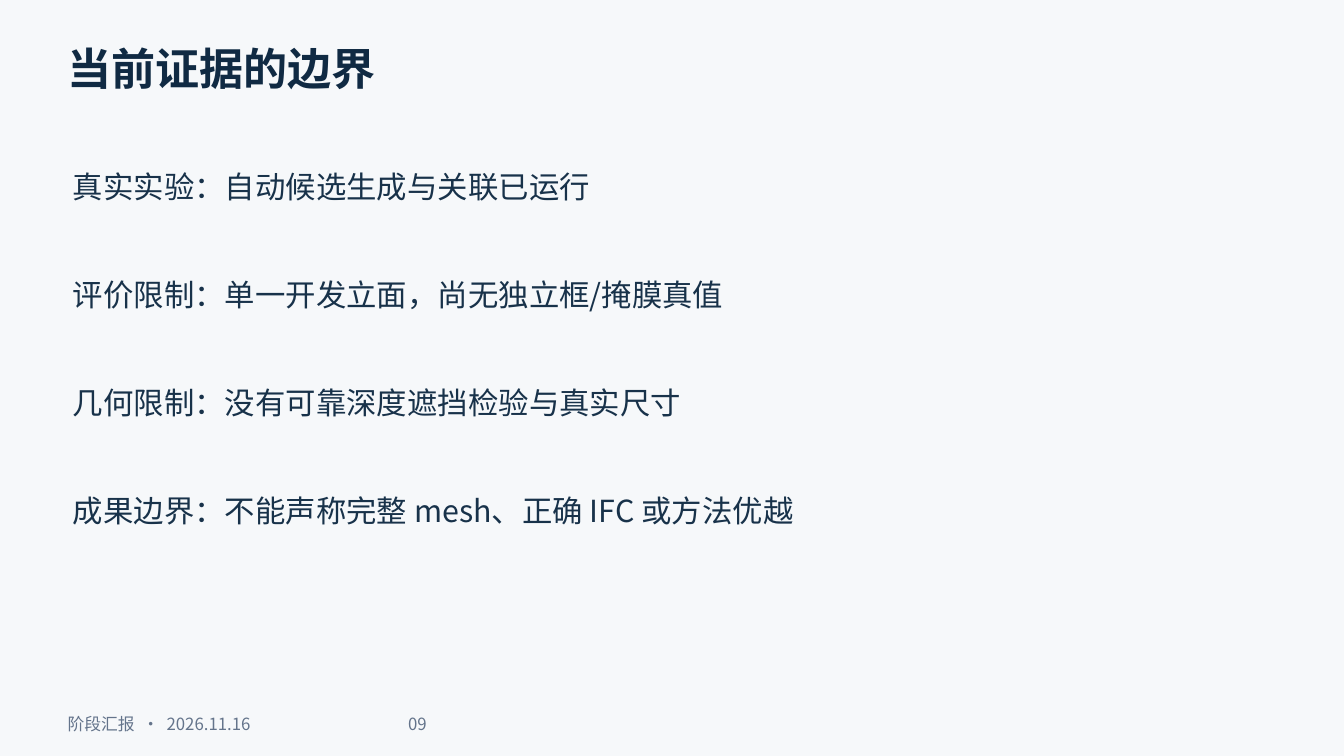
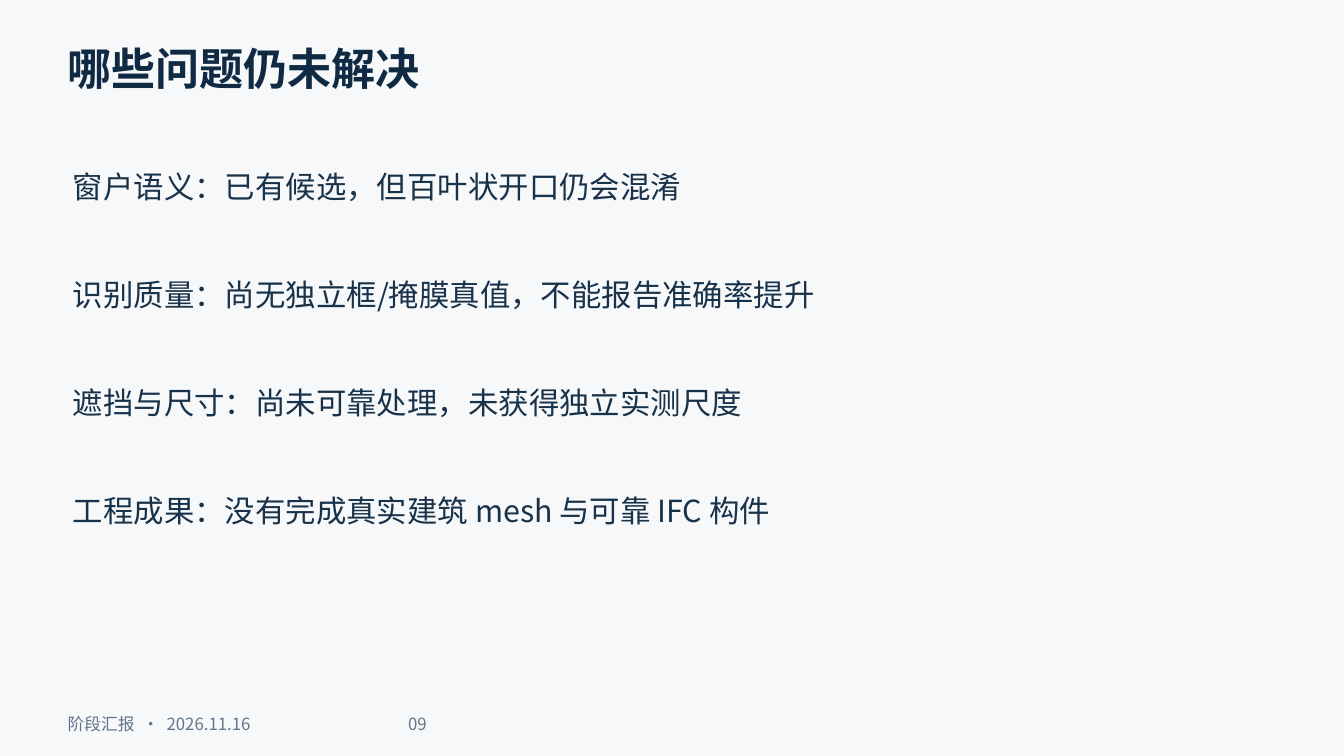
Before and after one commit to ymania/paper_pipeline, a slide deck: slide 9 of reports/2026-11-16/research_progress_20261116.pptx. Drawn at 1344x756 pixels with LibreOffice and Linux fonts; fonts in the diff are those of the drawing. Boxes give left, top, right and bottom in pixels: in the first picture for what was removed or moved away, otherwise in the second. Text is boxed around its words. In the diff, an @@ line names an element or a change of style, - is before the commit and + after.

```diff
--- a/reports/2026-11-16/research_progress_20261116.pptx
+++ b/reports/2026-11-16/research_progress_20261116.pptx
@@ text at (68,47,420,89): text changed @@
-当前证据的边界
+哪些问题仍未解决
@@ text at (73,172,681,201): text changed @@
-真实实验：自动候选生成与关联已运行
+窗户语义：已有候选，但百叶状开口仍会混淆
@@ text at (73,280,815,312): text changed @@
-评价限制：单一开发立面，尚无独立框/掩膜真值
+识别质量：尚无独立框/掩膜真值，不能报告准确率提升
@@ text at (73,388,742,417): text changed @@
-几何限制：没有可靠深度遮挡检验与真实尺寸
+遮挡与尺寸：尚未可靠处理，未获得独立实测尺度
@@ text at (73,496,770,525): text changed @@
-成果边界：不能声称完整 mesh、正确 IFC 或方法优越
+工程成果：没有完成真实建筑 mesh 与可靠 IFC 构件
```
Also in this commit, not shown: 6 other slides changed, 4 other files.
